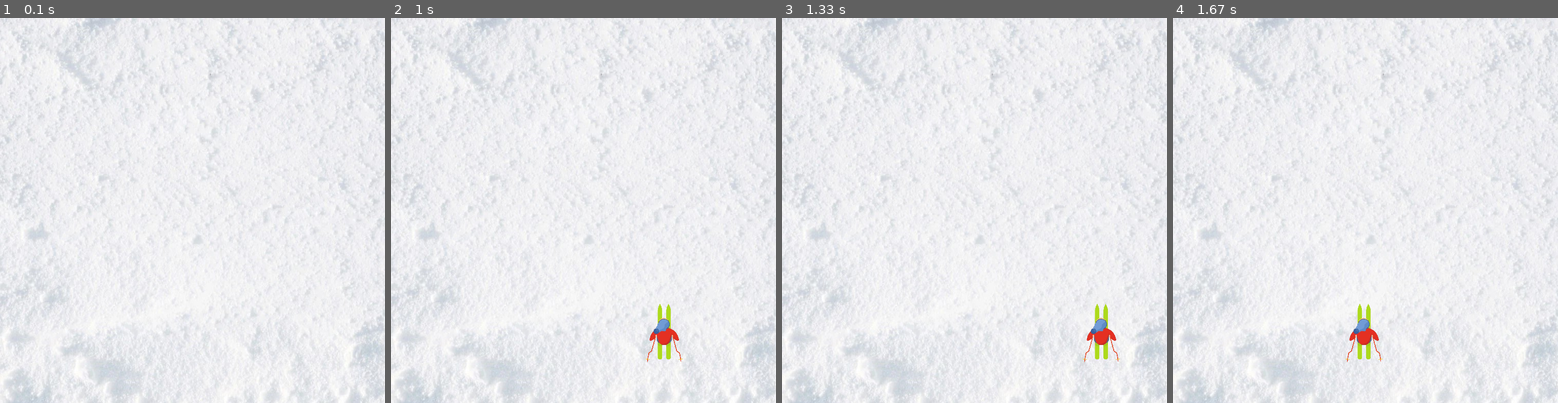
Above: before the commit, frames 1-4 (left to right).
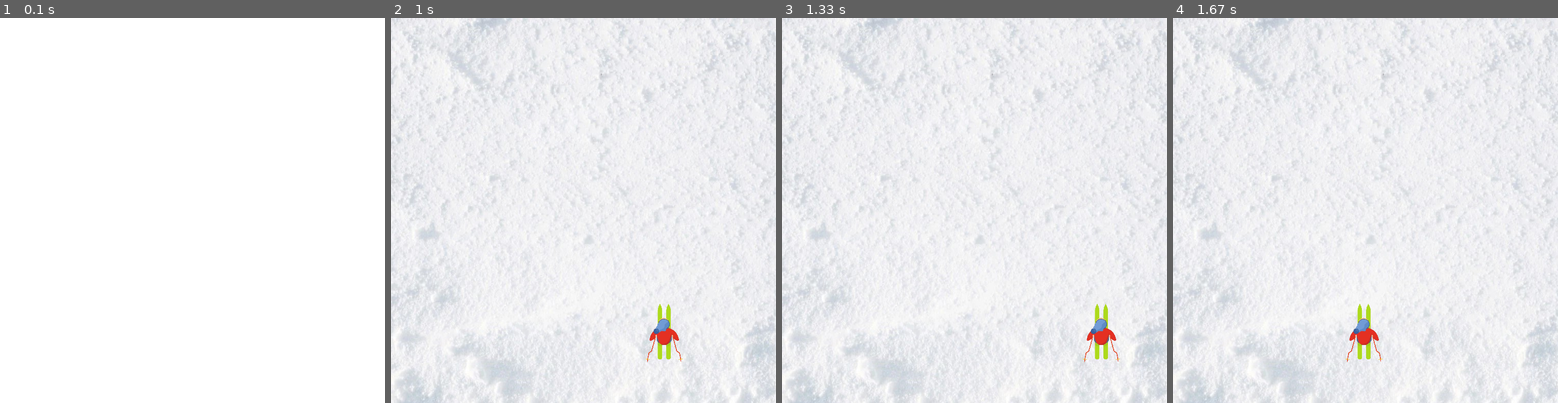
Above: after the commit, the same moments.

Repository: leomccormick/PyGame
Game: pygame game, started from main.py
Same seed, same stepped clock (60 frames per second), same inputs: the game is played once before the commit and once after it.
Inputs:
- Up to frame 1 (0.1 s): no input
- Up to frame 2 (1 s): hold Right 0.33-0.8 s; hold Right from 0.83 s (still down)
- Up to frame 3 (1.33 s): release Right at 1.3 s
- Up to frame 4 (1.67 s): hold Left from 1.33 s (still down)

The runs differ from the first frame. In frame 1, 23% of the frame differs, in the area x 0-100%, y 0-100%; in frame 2, nothing differs; in frame 3, nothing differs; in frame 4, nothing differs.

Commit message:
mudancas do fds

Diff:
--- a/game_screen.py
+++ b/game_screen.py
@@ -10,7 +10,10 @@
 
     assets = load_assets()
 
-    background = pygame.image.load(path.join(IMG_DIR, 'background.jpg')).convert()
+    background = assets[BACKGROUND]
+    background_rect = background.get_rect()
+
+    window.blit(background, background_rect)
 
     IceVelM = 1
 
@@ -36,7 +39,7 @@
     issue = [0, 0]
     situacaoDuracao = 100
 
-    speed_screen = 5
+    speed_screen = 0.7 + 0.3*(fase+4)
 
     cenario = random.choice(situations)
     contador = 0
@@ -57,8 +60,8 @@
             if len(cenario) <= 3:
                 cenario += random.choice(situations)
 
-        for ice in all_arvores:
-            ice.speed = speed_screen
+        for arvore in all_arvores:
+            arvore.speed = speed_screen
 
         for event in pygame.event.get():
             if event.type == pygame.QUIT:
@@ -85,7 +88,7 @@
 
         print(fase)
 
-        if tempo % (30*60) == 0:
+        if tempo % (10*60) == 0:
             fase += 1
 
         if state == PLAYING:
--- a/init_screen.py
+++ b/init_screen.py
@@ -1,17 +1,13 @@
 import pygame
 from os import path
-from config import IMG_DIR, FPS, QUIT, GAME, BLACK
+from config import IMG_DIR, FPS, QUIT, GAME, BLACK, WHITE
 from assets import load_assets
 
 
-def init_screen(screen):
+def init_screen(window):
     # Variável para o ajuste de velocidade
     clock = pygame.time.Clock()
     assets =load_assets
-
-     # Carrega o fundo da tela inicial
-    background = pygame.image.load(path.join(IMG_DIR, 'background.jpg')).convert()
-    background_rect = background.get_rect()
 
     running = True
     while running:
@@ -32,8 +28,7 @@
                 running = False
 
         # A cada loop, redesenha o fundo e os sprites
-        screen.fill(BLACK)
-        screen.blit(background, background_rect)
+        window.fill(WHITE)
 
         # Depois de desenhar tudo, inverte o display.
         pygame.display.flip()
--- a/main.py
+++ b/main.py
@@ -7,7 +7,7 @@
 pygame.mixer.init()
 
 WINDOW = pygame.display.set_mode((WIDTH, HEIGHT))
-pygame.display.set_caption("Avalanche")
+pygame.display.set_caption("Skiing")
 
 state = INIT
 while state != QUIT:
